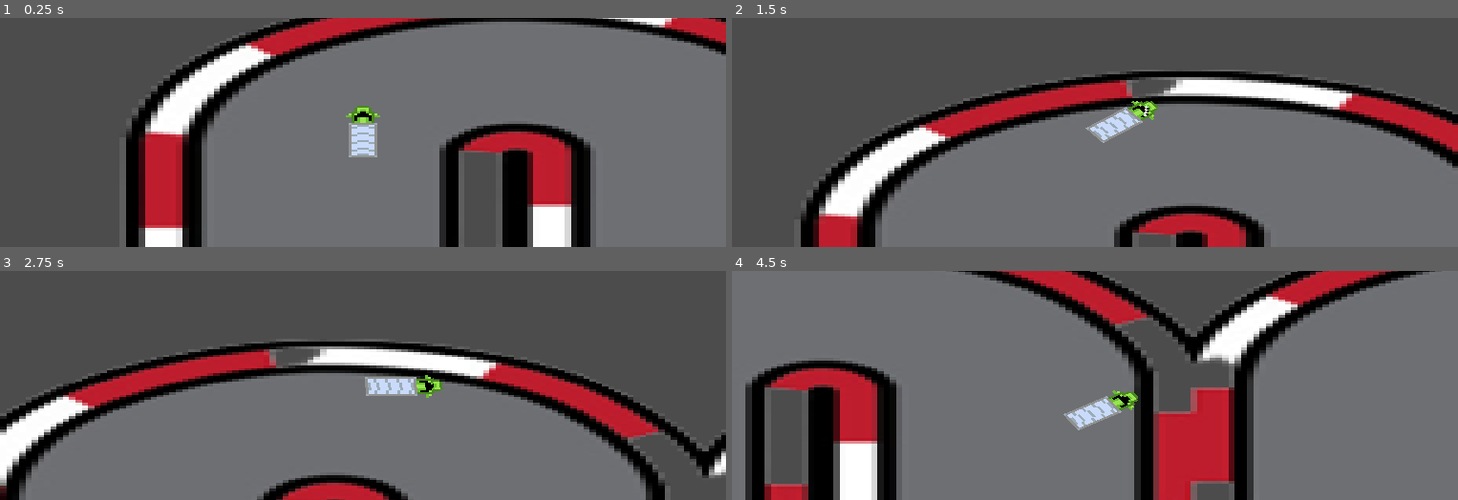
Above: before the commit, frames 1-4 (two rows, left to right).
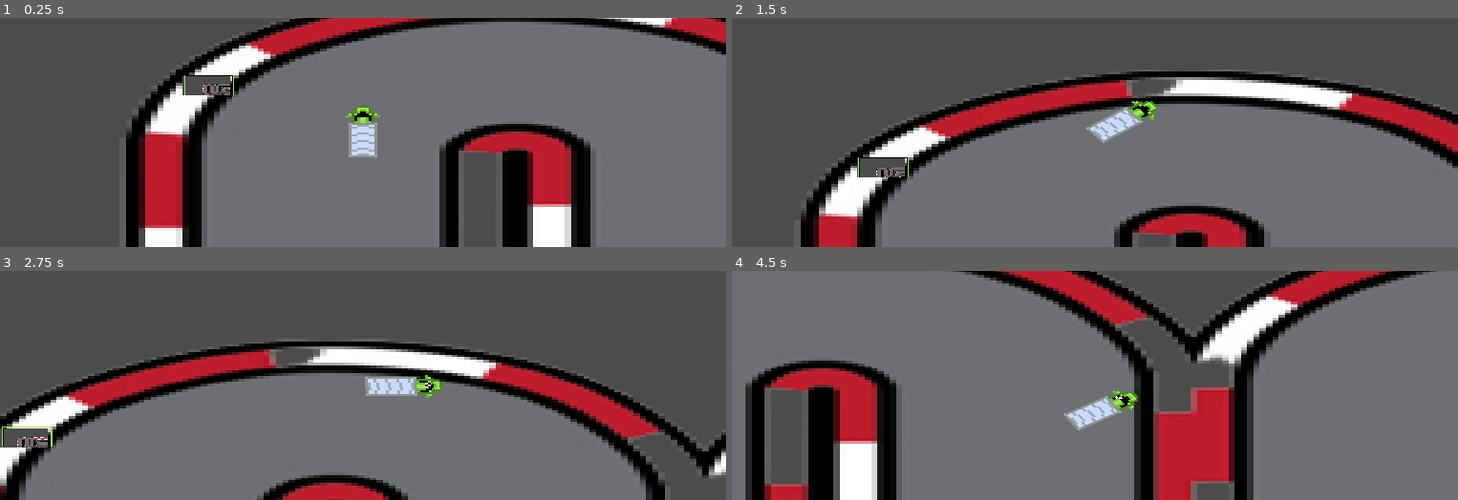
Above: after the commit, the same moments.

Repository: 2023M1T6-Inteli/grupo4
Game: Godot game, scene res://Cenas/Game.tscn
The game is run twice, just before and just after one commit, with the same random seed, the same clock (stepped at 60 frames per second) and the same inputs. Before the commit the project starts from res://World.tscn.
Inputs:
- Up to frame 1 (0.25 s): no input
- Up to frame 2 (1.5 s): tap Enter at 0.5 s; hold Right (ui_right) 0.53-1.28 s; hold Space (spacebar) 0.53-1.28 s; hold Left (ui_left) from 1.28 s (still down); tap Space (spacebar) at 1.35 s
- Up to frame 3 (2.75 s): release Left (ui_left) at 2.03 s; hold Right (ui_right) from 2.03 s (still down); hold Space (spacebar) from 2.03 s (still down)
- Up to frame 4 (4.5 s): release Space (spacebar) at 2.78 s; tap Space (spacebar) at 2.85, 4.35 s; release Right (ui_right) at 3.53 s; hold Space (spacebar) 3.53-4.28 s; hold Left (ui_left) from 3.53 s (still down)

The runs differ from the first frame. In frame 1, 0.6% of the frame differs, in the area x 25-33%, y 25-34%; in frame 2, 0.6%; in frame 3, 0.6%, in the area x 0-60%, y 48-78%; in frame 4, less than 0.1%.

Commit message:
Continuando meus testes
Tenta colocar o mini mapa na tela

Diff:
--- /dev/null
+++ b/src/FirstClass/Cenas/Game.tscn
@@ -0,0 +1,16 @@
+[gd_scene load_steps=4 format=2]
+
+[ext_resource path="res://Cenas/World.tscn" type="PackedScene" id=1]
+[ext_resource path="res://Cenas/Minimap.tscn" type="PackedScene" id=2]
+[ext_resource path="res://Cenas/Scripts/Game.gd" type="Script" id=3]
+
+[node name="Game" type="Node2D"]
+script = ExtResource( 3 )
+
+[node name="World" parent="." instance=ExtResource( 1 )]
+
+[node name="Minimap" parent="." instance=ExtResource( 2 )]
+margin_left = 153.0
+margin_top = 164.0
+margin_right = 203.0
+margin_bottom = 194.0
--- /dev/null
+++ b/src/FirstClass/Cenas/Minimap.tscn
@@ -0,0 +1,29 @@
+[gd_scene load_steps=3 format=2]
+
+[ext_resource path="res://Sprites/Borda do mini mapa.png" type="Texture" id=1]
+[ext_resource path="res://Cenas/Scripts/Minimap.gd" type="Script" id=2]
+
+[node name="Minimap" type="Control"]
+anchor_left = 1.0
+anchor_right = 1.0
+margin_left = -380.0
+margin_right = -330.0
+margin_bottom = 30.0
+script = ExtResource( 2 )
+
+[node name="ViewportContainer" type="ViewportContainer" parent="."]
+margin_left = -2.0
+margin_top = 2.0
+margin_right = 48.0
+margin_bottom = 32.0
+
+[node name="Viewport" type="Viewport" parent="ViewportContainer"]
+size = Vector2( 50, 30 )
+handle_input_locally = false
+render_target_update_mode = 3
+
+[node name="Sprite" type="Sprite" parent="."]
+position = Vector2( 26, 16 )
+scale = Vector2( 0.25, 0.15 )
+z_index = 2
+texture = ExtResource( 1 )
--- /dev/null
+++ b/src/FirstClass/Cenas/Player.tscn
@@ -0,0 +1,46 @@
+[gd_scene load_steps=15 format=2]
+
+[ext_resource path="res://Sprites/Caminhão8.png" type="Texture" id=1]
+[ext_resource path="res://Cenas/Scripts/Player.gd" type="Script" id=2]
+[ext_resource path="res://Sprites/Caminhão5.png" type="Texture" id=3]
+[ext_resource path="res://Sprites/Caminhão2.png" type="Texture" id=4]
+[ext_resource path="res://Sprites/Caminhão4.png" type="Texture" id=5]
+[ext_resource path="res://Sprites/Caminhão3.png" type="Texture" id=6]
+[ext_resource path="res://Sprites/Caminhão7.png" type="Texture" id=7]
+[ext_resource path="res://Sprites/Caminhão6.png" type="Texture" id=8]
+[ext_resource path="res://Sprites/Caminhão10.png" type="Texture" id=9]
+[ext_resource path="res://Sprites/Caminhão9.png" type="Texture" id=10]
+[ext_resource path="res://Sprites/Caminhão11.png" type="Texture" id=11]
+
+[sub_resource type="RectangleShape2D" id=3]
+extents = Vector2( 5, 11.5 )
+
+[sub_resource type="CapsuleShape2D" id=4]
+radius = 4.0
+height = 2.0
+
+[sub_resource type="SpriteFrames" id=2]
+animations = [ {
+"frames": [ ExtResource( 4 ), ExtResource( 6 ), ExtResource( 5 ), ExtResource( 3 ), ExtResource( 8 ), ExtResource( 7 ), ExtResource( 1 ), ExtResource( 10 ), ExtResource( 9 ), ExtResource( 11 ) ],
+"loop": true,
+"name": "caminhao",
+"speed": 5.0
+} ]
+
+[node name="Player" type="KinematicBody2D"]
+scale = Vector2( 3, 3 )
+script = ExtResource( 2 )
+
+[node name="CollisionShape2D" type="CollisionShape2D" parent="."]
+position = Vector2( 0, 1.5 )
+shape = SubResource( 3 )
+
+[node name="CollisionShape2D2" type="CollisionShape2D" parent="."]
+position = Vector2( 0, -9.33333 )
+shape = SubResource( 4 )
+
+[node name="Sprite" type="AnimatedSprite" parent="."]
+frames = SubResource( 2 )
+animation = "caminhao"
+frame = 5
+playing = true
--- /dev/null
+++ b/src/FirstClass/Cenas/Scripts/Game.gd
@@ -0,0 +1,4 @@
+extends Node2D
+
+func _ready():
+	pass
--- /dev/null
+++ b/src/FirstClass/Cenas/Scripts/Minimap.gd
@@ -0,0 +1,12 @@
+extends Control
+
+onready var mundo = preload("res://Cenas/World.tscn")
+var mm
+
+func set_mm():
+	mm = mundo.instance()
+	$ViewportContainer/Viewport.add_child(mm)
+
+func _ready():
+	set_mm()
+	$ViewportContainer/Viewport/World/Camera2D.zoom = Vector2 (64,64)
--- /dev/null
+++ b/src/FirstClass/Cenas/Scripts/World.gd
@@ -0,0 +1,10 @@
+extends Node2D
+onready var minimapa = preload("res://Cenas/Minimap.tscn")
+var mapa
+
+func set_mapa():
+	mapa = minimapa.instance()
+	$Camera2D.add_child(mapa)
+
+func _ready():
+	set_mapa()
--- a/src/FirstClass/World.tscn
+++ b/src/FirstClass/Cenas/World.tscn
@@ -1,7 +1,7 @@
 [gd_scene load_steps=3 format=2]
 
-[ext_resource path="res://Player.tscn" type="PackedScene" id=1]
-[ext_resource path="res://background.png" type="Texture" id=2]
+[ext_resource path="res://Cenas/Player.tscn" type="PackedScene" id=1]
+[ext_resource path="res://Sprites/background.png" type="Texture" id=2]
 
 [node name="World" type="Node2D"]
 
--- a/src/FirstClass/Player.tscn
+++ /dev/null
@@ -1,46 +0,0 @@
-[gd_scene load_steps=15 format=2]
-
-[ext_resource path="res://Caminhão9.png" type="Texture" id=1]
-[ext_resource path="res://Player.gd" type="Script" id=2]
-[ext_resource path="res://Caminhão10.png" type="Texture" id=3]
-[ext_resource path="res://Caminhão6.png" type="Texture" id=4]
-[ext_resource path="res://Caminhão11.png" type="Texture" id=5]
-[ext_resource path="res://Caminhão2.png" type="Texture" id=6]
-[ext_resource path="res://Caminhão7.png" type="Texture" id=7]
-[ext_resource path="res://Caminhão4.png" type="Texture" id=8]
-[ext_resource path="res://Caminhão3.png" type="Texture" id=9]
-[ext_resource path="res://Caminhão5.png" type="Texture" id=10]
-[ext_resource path="res://Caminhão8.png" type="Texture" id=11]
-
-[sub_resource type="RectangleShape2D" id=3]
-extents = Vector2( 5, 11.5 )
-
-[sub_resource type="CapsuleShape2D" id=4]
-radius = 4.0
-height = 2.0
-
-[sub_resource type="SpriteFrames" id=2]
-animations = [ {
-"frames": [ ExtResource( 6 ), ExtResource( 9 ), ExtResource( 8 ), ExtResource( 10 ), ExtResource( 4 ), ExtResource( 7 ), ExtResource( 11 ), ExtResource( 1 ), ExtResource( 3 ), ExtResource( 5 ) ],
-"loop": true,
-"name": "caminhao",
-"speed": 5.0
-} ]
-
-[node name="Player" type="KinematicBody2D"]
-scale = Vector2( 3, 3 )
-script = ExtResource( 2 )
-
-[node name="CollisionShape2D" type="CollisionShape2D" parent="."]
-position = Vector2( 0, 1.5 )
-shape = SubResource( 3 )
-
-[node name="CollisionShape2D2" type="CollisionShape2D" parent="."]
-position = Vector2( 0, -9.33333 )
-shape = SubResource( 4 )
-
-[node name="Sprite" type="AnimatedSprite" parent="."]
-frames = SubResource( 2 )
-animation = "caminhao"
-frame = 2
-playing = true
--- a/src/FirstClass/project.godot
+++ b/src/FirstClass/project.godot
@@ -11,13 +11,13 @@
 [application]
 
 config/name="Projeto MyTruck"
-run/main_scene="res://World.tscn"
-config/icon="res://icon.png"
+run/main_scene="res://Cenas/Game.tscn"
 
 [display]
 
 window/size/width=380
 window/size/height=120
+window/size/resizable=false
 window/size/test_width=1280
 window/size/test_height=720
 window/stretch/mode="2d"
Renamed: src/FirstClass/Player.gd -> src/FirstClass/Cenas/Scripts/Player.gd
Binary file removed: src/FirstClass/SportsRacingCar_0.png
Binary file added: src/FirstClass/Sprites/Borda do mini mapa.png
Not shown, changed: src/FirstClass/Sprites/Borda do mini mapa.png.import
Renamed: src/FirstClass/Caminhão10.png -> src/FirstClass/Sprites/Caminhão10.png
Not shown, changed: src/FirstClass/Sprites/Caminhão10.png.import
Renamed: src/FirstClass/Caminhão11.png -> src/FirstClass/Sprites/Caminhão11.png
Not shown, changed: src/FirstClass/Sprites/Caminhão11.png.import
Renamed: src/FirstClass/Caminhão2.png -> src/FirstClass/Sprites/Caminhão2.png
Not shown, changed: src/FirstClass/Sprites/Caminhão2.png.import
Renamed: src/FirstClass/Caminhão3.png -> src/FirstClass/Sprites/Caminhão3.png
Not shown, changed: src/FirstClass/Sprites/Caminhão3.png.import
(and 18 more such lines)
